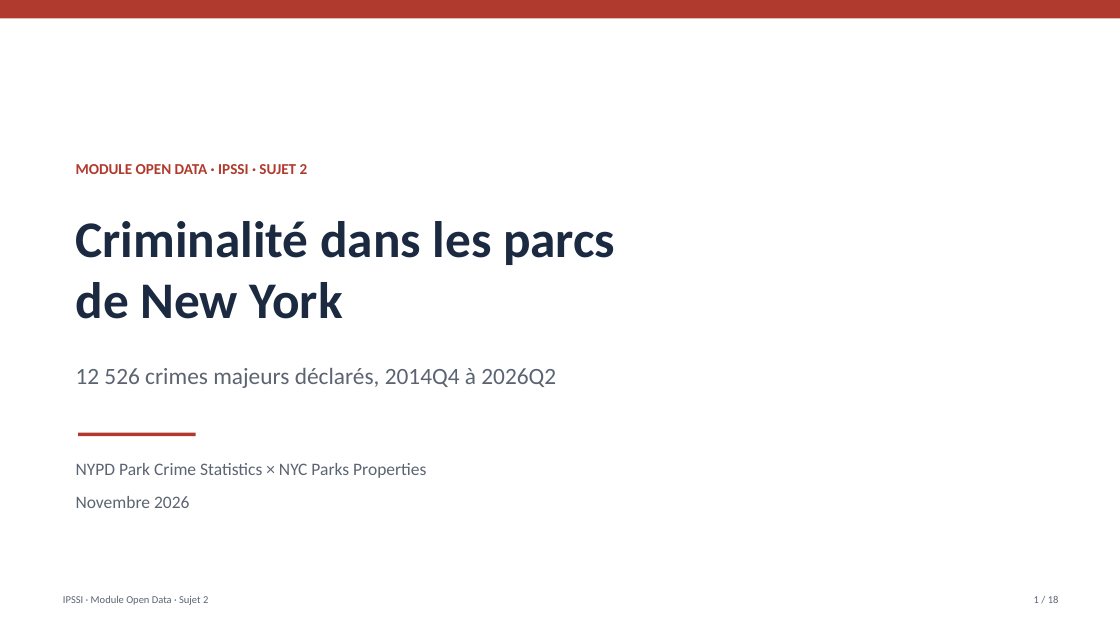
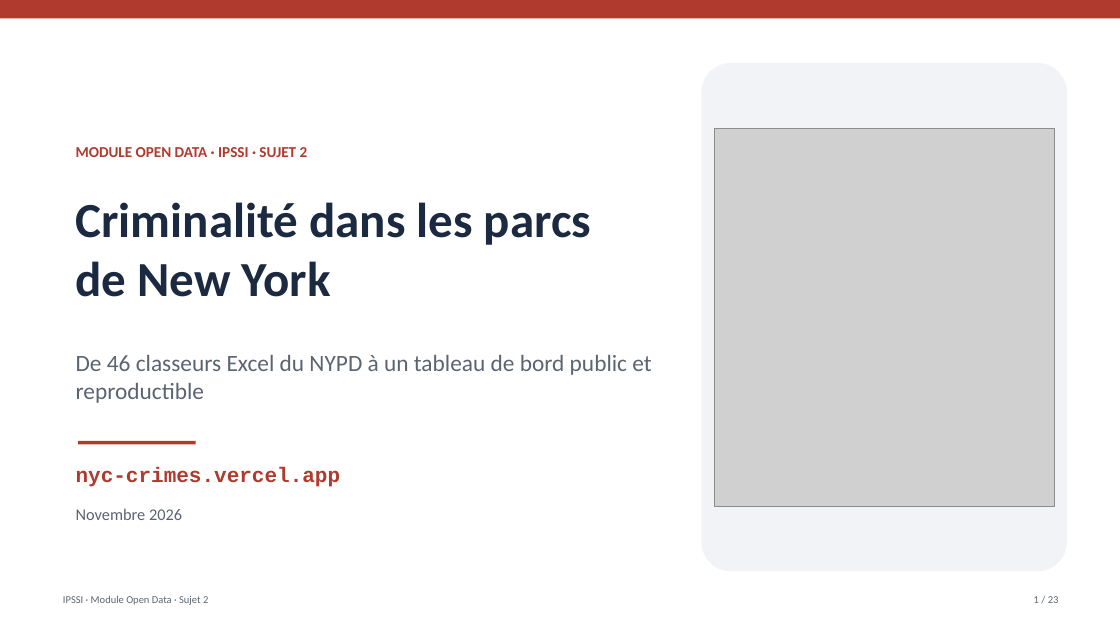
Before and after one commit to fayesarah555/NYC-Crime, a slide deck: slide 1 of presentation/nyc_crime_deck.pptx. Drawn at 1120x630 pixels with LibreOffice and Linux fonts; fonts in the diff are those of the drawing; grey boxes stand for pictures. Boxes give left, top, right and bottom in pixels: in the first picture for what was removed or moved away, otherwise in the second. Text is boxed around its words. In the diff, an @@ line names an element or a change of style, - is before the commit and + after.

```diff
--- a/presentation/nyc_crime_deck.pptx
+++ b/presentation/nyc_crime_deck.pptx
@@ rounded rectangle added at (702, 63, 1067, 571), fill #F1F3F6 @@
@@ text "MODULE OPEN DATA · IPSSI ...": place and size @@
-text "MODULE OPEN DATA · IPSSI ..." at (76, 164, 308, 174)
+text "MODULE OPEN DATA · IPSSI ..." at (76, 147, 308, 157)
@@ picture added at (714, 128, 1054, 506) @@
@@ text at (76, 202, 591, 297): text changed; size 44 to 42 pt @@
-Criminalité dans les parcs
-de New York
+Criminalité dans les parcs
+de New York
@@ text added at (76, 355, 651, 403), 20 pt, text #5C6472 @@
+De 46 classeurs Excel du NYPD à un tableau de bord public et reproductible
@@ text removed at (76, 368, 556, 388) @@
-12 526 crimes majeurs déclarés, 2014Q4 à 2026Q2
@@ rectangle: place and size @@
-rectangle at (78, 433, 196, 436)
+rectangle at (78, 441, 196, 444)
@@ text removed at (76, 463, 426, 478) @@
-NYPD Park Crime Statistics × NYC Parks Properties
@@ text added at (76, 467, 341, 487), 18 pt, text #B03A2E, bold @@
+nyc-crimes.vercel.app
@@ text "Novembre 2026": place and size @@
-text "Novembre 2026" at (76, 496, 189, 508)
+text "Novembre 2026" at (76, 508, 182, 520)
@@ text "Novembre 2026" at (76, 508, 182, 520): size 15 to 14 pt @@
@@ text at (1034, 596, 1059, 603): text changed @@
-1 / 18
+1 / 23
```
Also in this commit, not shown: 3 other slides changed, 19 slides added, 14 slides removed, 2 other files.
